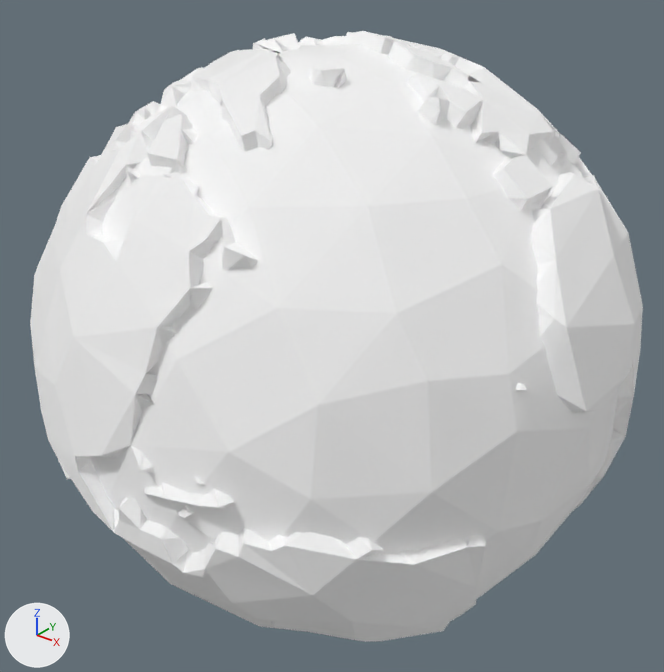
Two versions of the glTF model obj/low_poly_earth.gltf, one commit apart.
Both versions are drawn from a 50 mm camera at (1.773, -2.238, 1.396) aimed at (-0.011, -0.008, 0.013). The lights are fixed; the arrows at lower left show +X, +Y and +Z. Vertices at the same position are counted once.

In view in the first picture: 'low_poly_earth'.
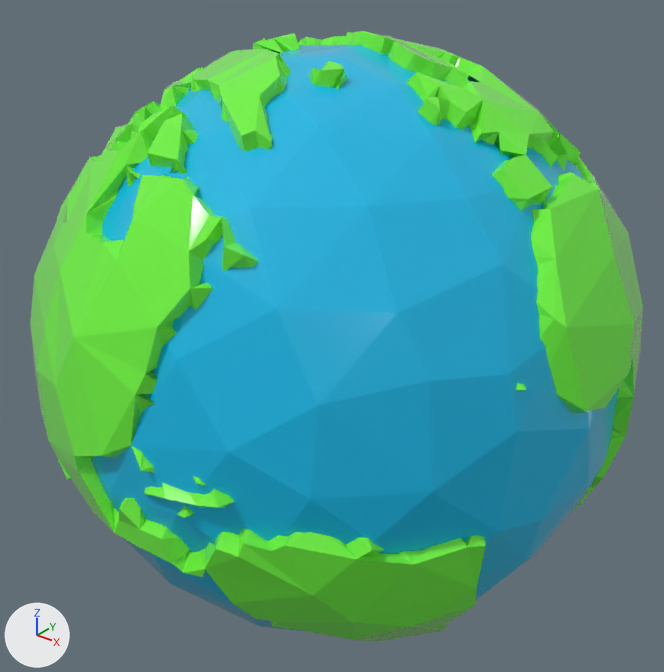
Commit message: Another commit

Edits to the bpy script that builds the scene:
```text
Add mat_water_1:
    mat_water_1 = principled_material('Water')
    mat_water_1.base_color = (0.00384, 0.498, 0.8)  # cyan #0cbbe7
    mat_water_1.roughness = 0.2
Add mat_earth_1:
    mat_earth_1 = principled_material('Earth')
    mat_earth_1.base_color = (0.169, 0.929, 0.0544)  # green #72f742
    mat_earth_1.roughness = 0.0792
Change me_sphere_004:
    where me_sphere_004.from_pydata(...)  # 2562 vertices, 5199 faces; spans x -0.96..0.98, y -0.99..1.0, z -1.0..1.01
    used by ob_low_poly_earth; location = (0.0, 0.0, 0.0)
    me_sphere_004 part 1: all 764 faces that had it switch from mat_water (white #ffffff) to mat_water_1 (cyan #0cbbe7)
    me_sphere_004 part 2: all 4435 faces that had it switch from mat_earth (white #ffffff) to mat_earth_1 (green #72f742)
```

Location of each change, (x1, y1, x2, y2) in pixels of the pictures (664 x 672 px):
part 1 of me_sphere_004, recoloured (white to cyan)
    both: (91, 45, 619, 632)
part 2 of me_sphere_004, recoloured (white to green)
    both: (30, 31, 643, 642)
